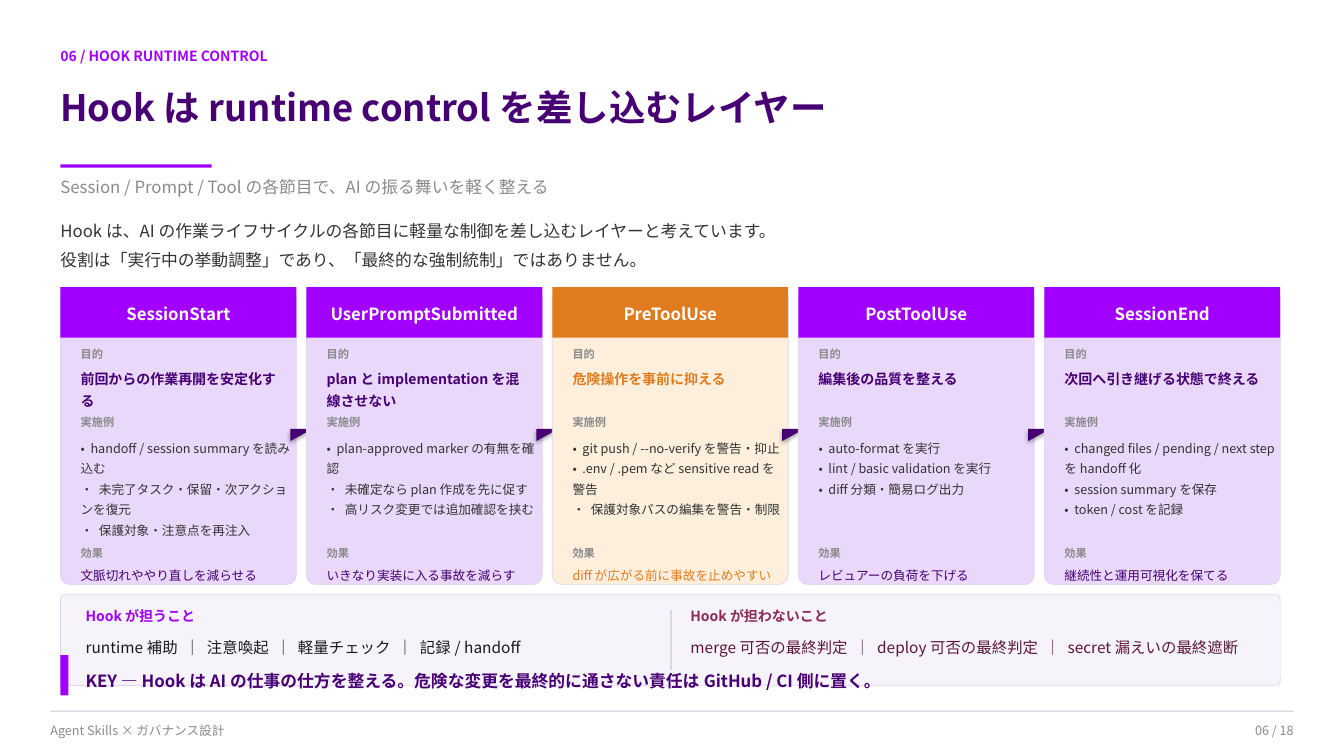
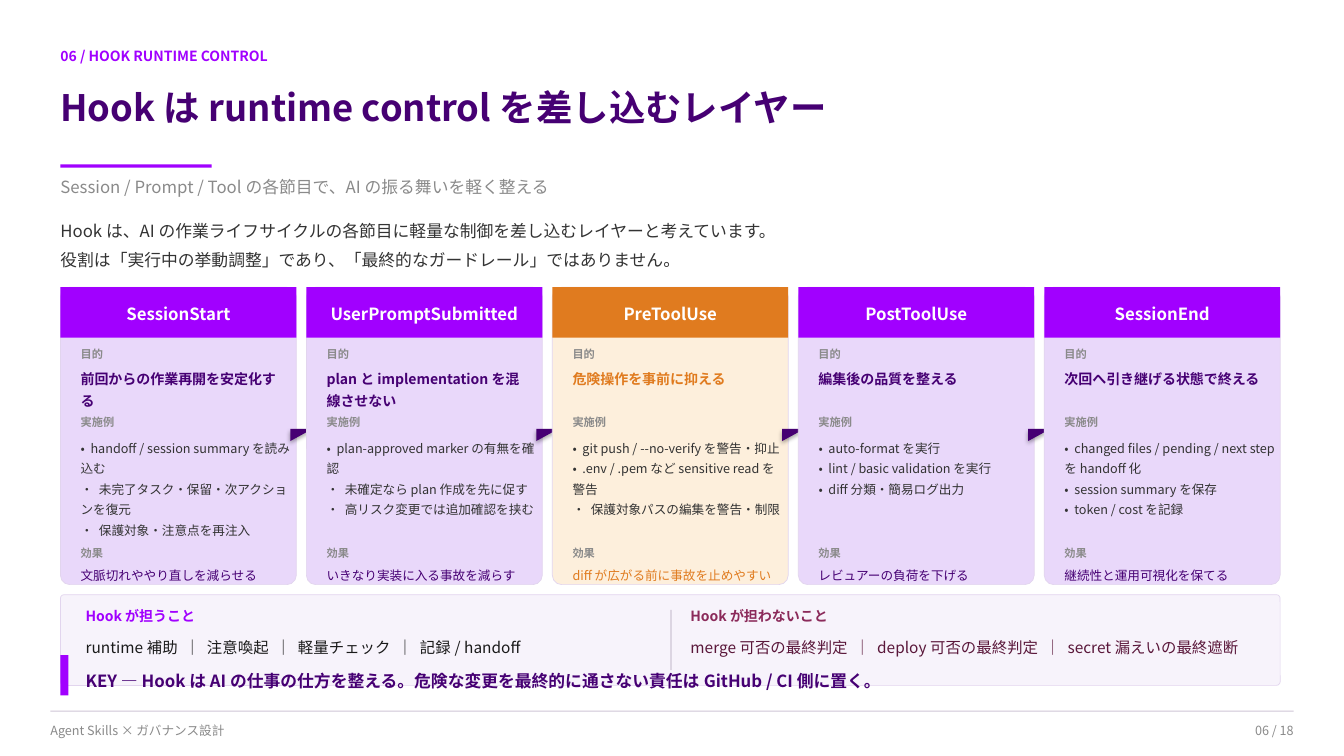
Before and after one commit to tkhjp/github-copilot-exercise, a slide deck: slide 6 of docs/slide/agent_skills_slides_jp.pptx. Drawn at 1344x756 pixels with LibreOffice and Linux fonts; fonts in the diff are those of the drawing. Boxes give left, top, right and bottom in pixels: in the first picture for what was removed or moved away, otherwise in the second. Text is boxed around its words. In the diff, an @@ line names an element or a change of style, - is before the commit and + after.

```diff
--- a/docs/slide/agent_skills_slides_jp.pptx
+++ b/docs/slide/agent_skills_slides_jp.pptx
@@ text at (60,252,680,268): text changed @@
-役割は「実行中の挙動調整」であり、「最終的な強制統制」ではありません。
+役割は「実行中の挙動調整」であり、「最終的なガードレール」ではありません。
```
Also in this commit, not shown: 3 other slides changed.
